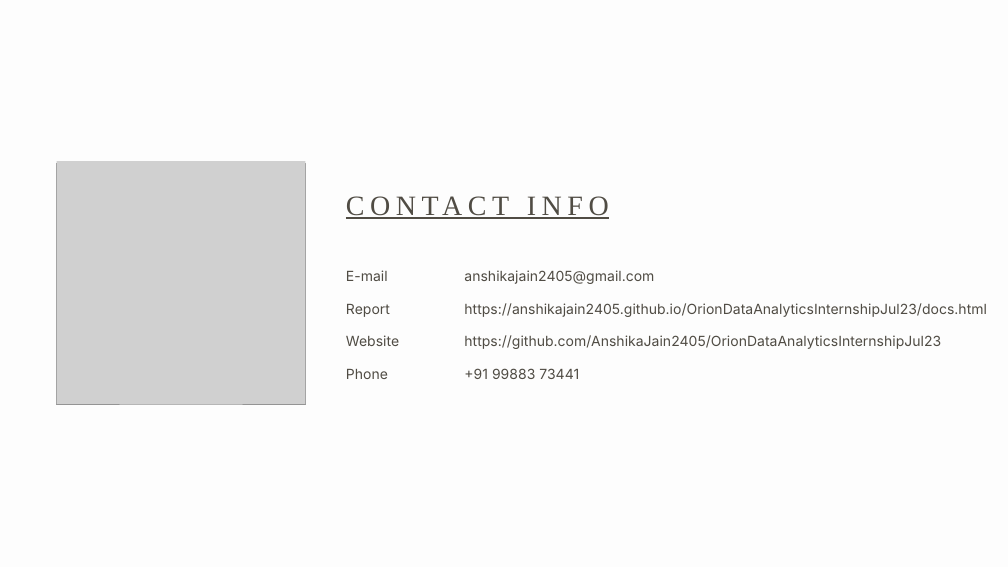
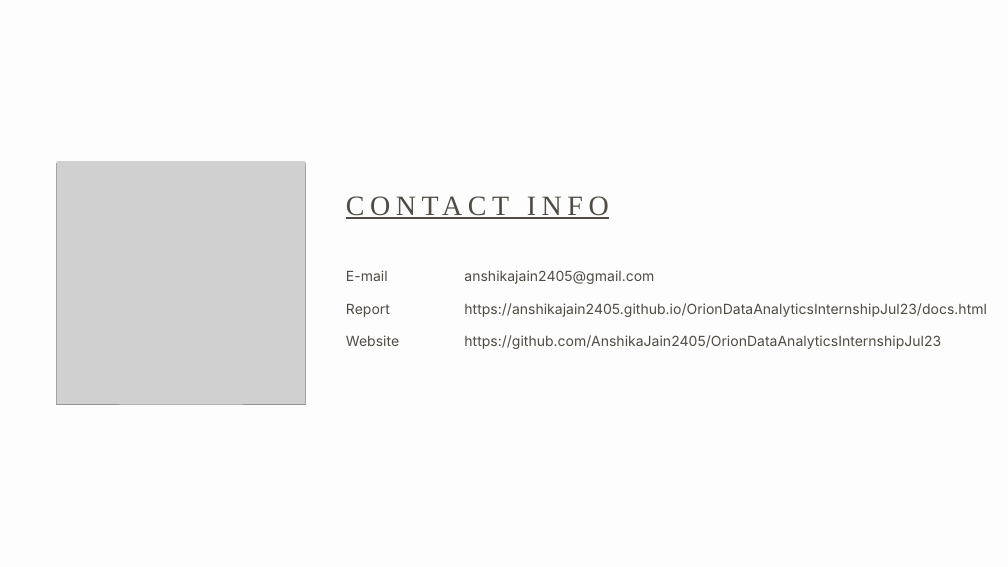
Before and after one commit to AnshikaJain2405/OrionDataAnalyticsInternshipJul23, a slide deck: slide 9 of documents/Credit card default.pptx. Drawn at 1008x567 pixels with LibreOffice and Linux fonts; fonts in the diff are those of the drawing; grey boxes stand for pictures. Boxes give left, top, right and bottom in pixels: in the first picture for what was removed or moved away, otherwise in the second. Text is boxed around its words. In the diff, an @@ line names an element or a change of style, - is before the commit and + after.

Commit message:
added pdf for ppt

```diff
--- a/documents/Credit card default.pptx
+++ b/documents/Credit card default.pptx
@@ text removed at (346,369,388,379) @@
-Phone
@@ text removed at (464,368,579,379) @@
-+91 99883 73441
```
Also in this commit, not shown: 1 other file.
